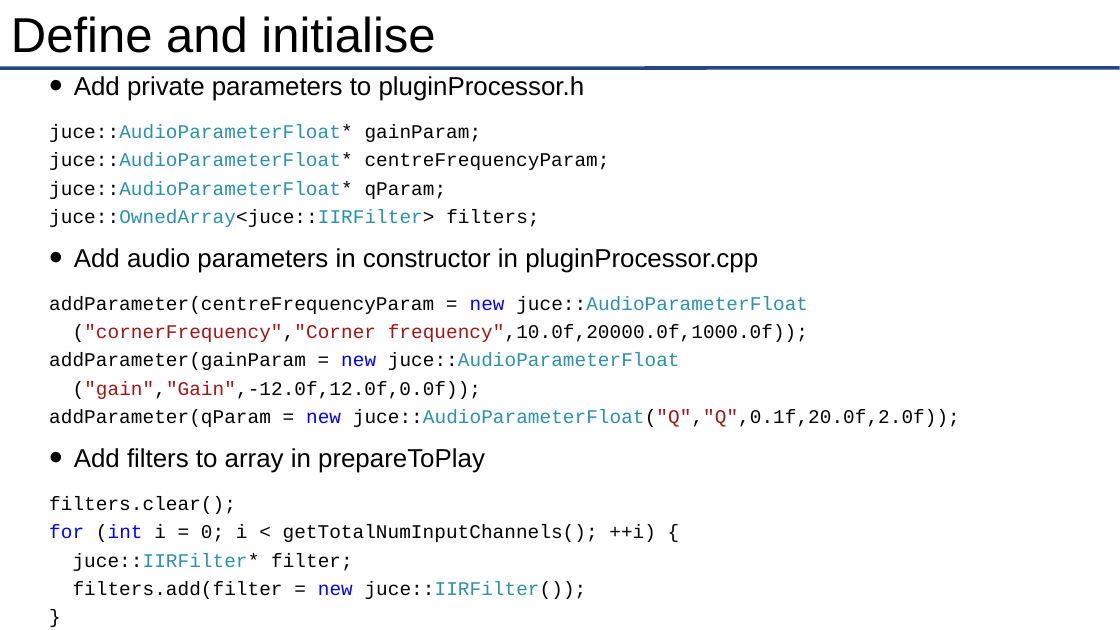
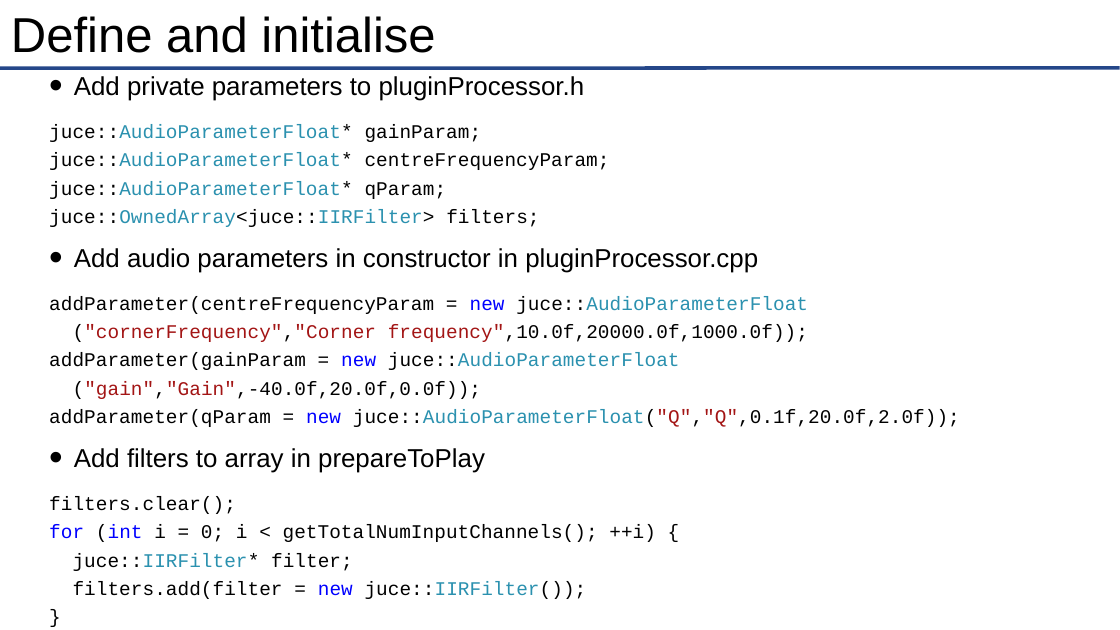
Before and after one commit to joshreiss/Audio-programming-with-VST-and-JUCE, a slide deck: slide 20 of 04 - Filter effects/A - Filtering/Filters and EQ in JUCE.pptx (slide 21 before the commit). Drawn at 1120x630 pixels with LibreOffice and Linux fonts; fonts in the diff are those of the drawing. Boxes give left, top, right and bottom in pixels: in the first picture for what was removed or moved away, otherwise in the second. Text is boxed around its words. In the diff, an @@ line names an element or a change of style, - is before the commit and + after.

```diff
--- a/04 - Filter effects/A - Filtering/Filters and EQ in JUCE.pptx
+++ b/04 - Filter effects/A - Filtering/Filters and EQ in JUCE.pptx
@@ text at (73, 381, 481, 399): text changed @@
-("gain","Gain",-12.0f,12.0f,0.0f));
+("gain","Gain",-40.0f,20.0f,0.0f));
```
Also in this commit, not shown: 6 other slides changed, 1 slide removed, 35 other files.
